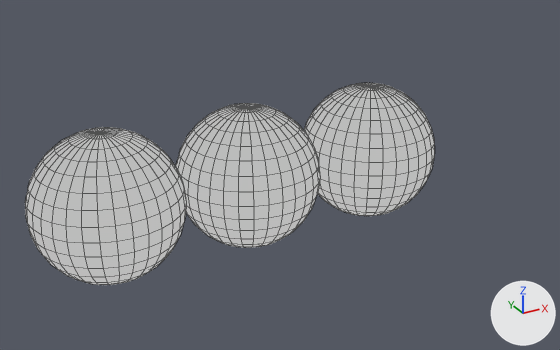
Renders of the Blender file materials.blend from each side of a commit.
Before and after are seen from a camera (50 mm lens) standing at (-4.37, -8.87, 4.34) and looking at (0.59, 0.14, -0.17). Every picture has the same lights, and +X, +Y and +Z are marked at lower right. Mesh edges are drawn as thin lines.

Objects in the first picture: 'Projection_assembly', 'Projection_cleaning', 'Projection_tweaks_uvs'.
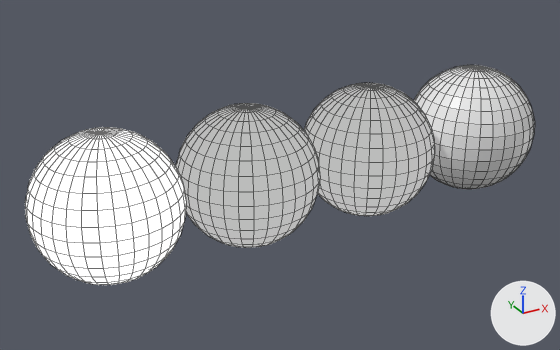
Commit message: Add all material in shading scene working !

Diff of the bpy script that builds the scene:
```diff
--- a/materials.blend.py
+++ b/materials.blend.py
@@ mat_projections_assembly @@
+mat_projections_assembly = bpy.data.materials.new('Projections_assembly')
+mat_projections_assembly.use_nodes = True; mat_projections_assembly.node_tree.nodes.clear()
+_N = mat_projections_assembly.node_tree.nodes; _L = mat_projections_assembly.node_tree.links
+n0 = _N.new('ShaderNodeOutputMaterial'); n0.name = 'Material Output'
+n1 = _N.new('ShaderNodeEmission'); n1.name = 'Emission'
+n2 = _N.new('NodeReroute'); n2.name = 'input_mix_projections_node_group'
+_L.new(n2.outputs[0], n1.inputs[0])  # 'Output' to 'Color'
+_L.new(n1.outputs[0], n0.inputs[0])  # 'Emission' to 'Surface'
@@ mat_nodes @@
+mat_nodes = principled_material('Nodes')
+mat_nodes.base_color = (0.8, 0.8, 0.8)  # white #e7e7e7
+mat_nodes.roughness = 0.4
@@ me_sphere_002 @@
 me_sphere_002.from_pydata(...)  # 482 vertices, 512 faces; spans x -1.0..1.0, y -1.0..1.0, z -1.0..1.0
-me_sphere_002.materials.append(mat_projection_assembly)
+me_sphere_002.materials.append(mat_projections_assembly)
@@ me_nodes @@
+me_nodes.from_pydata(...)  # a UV sphere (32 segments, 16 rings, poles along z) spanning x -1.0..1.0, y -1.0..1.0, z -1.0..1.0
+me_nodes.materials.append(mat_nodes)  # white #e7e7e7
@@ ob_nodes @@
+ob_nodes = bpy.data.objects.new('Nodes', me_nodes)
+ob_nodes.location = (4.0, 0.0, 0.0)
```

Where the change shows, as pixel boxes [x1, y1, x2, y2] in the pictures (560 x 350 px):
'Projection_assembly', recoloured: [25, 127, 186, 285] in both
'Nodes', added: after [413, 65, 535, 189]
